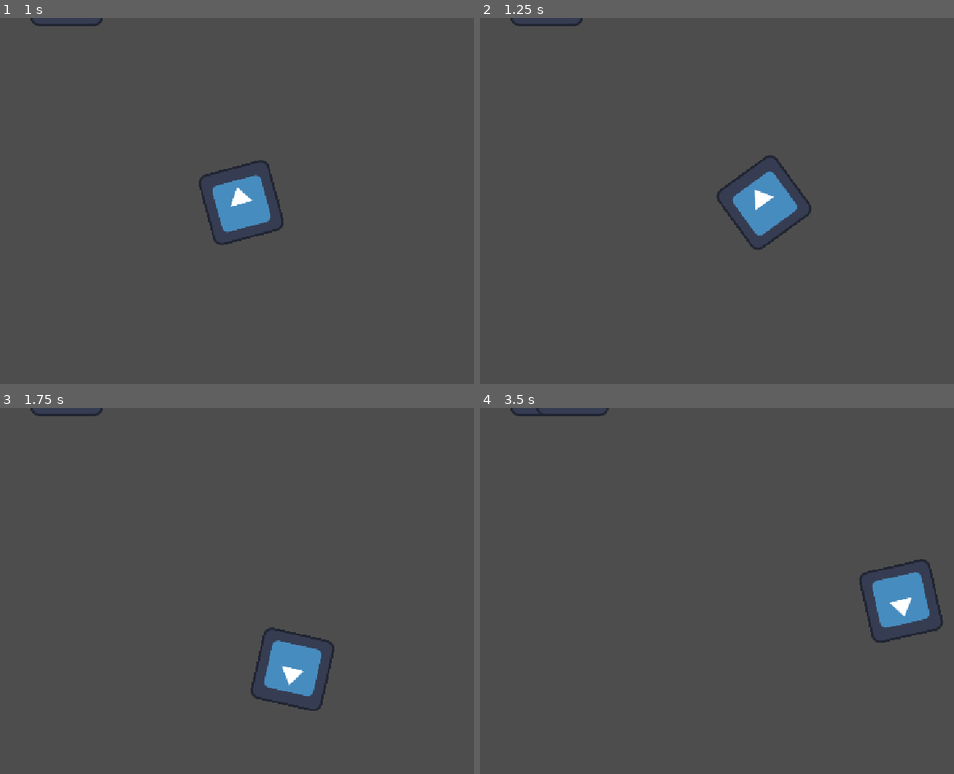
Above: before the commit, frames 1-4 (two rows, left to right).
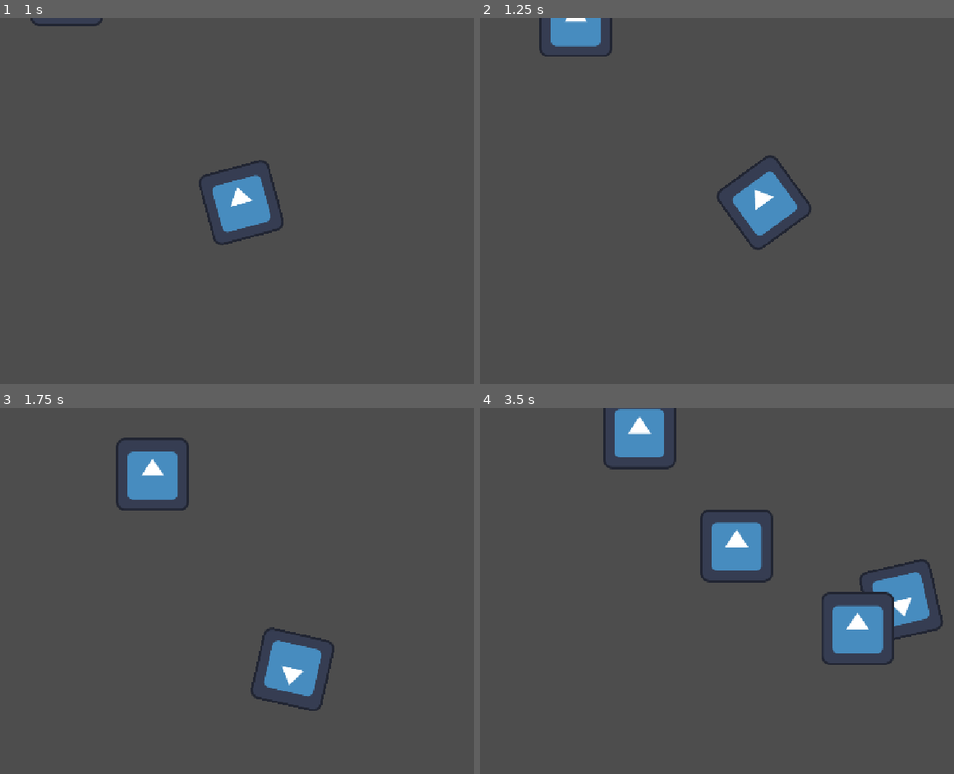
Above: after the commit, the same moments.

Repository: HaroldHuynh/2026GameJam
Game: Godot game, scene res://player/player_test_level.tscn
Two runs of this game, one before a commit and one after it. Both use one fixed random seed, a clock stepped at 60 frames per second and the inputs below. The engine's default icon, where the game draws it, is replaced by a stand-in: a white triangle on a blue panel in a dark square.
Inputs (mouse positions are in pixels of both pictures, inside the frame that each line leads up to):
- Up to frame 1 (1 s): tap Enter at 0.5 s; move the mouse to (308, 182) at 0.52 s; hold D (right) from 0.53 s (still down)
- Up to frame 2 (1.25 s): keep holding D (right)
- Up to frame 3 (1.75 s): move the mouse to (33, 609) at 1.27 s; release D (right) at 1.28 s; hold S (down) from 1.28 s (still down)
- Up to frame 4 (3.5 s): move the mouse to (712, 510) at 2.02 s; release S (down) at 2.03 s; hold D (right) 2.03-2.78 s; move the mouse to (612, 667) at 2.77 s; hold W (up) from 2.78 s (still down)

Frame 1 is identical in both runs. In frame 2, 1.0% of the frame differs, in the area x 6-28%, y 0-11%; in frame 3, 1.9%; in frame 4, 5.6%, in the area x 6-88%, y 0-71%.

Commit message:
add enemy ai

Diff:
--- /dev/null
+++ b/enemy/enemy.gd
@@ -0,0 +1,14 @@
+extends CharacterBody2D
+
+var levelname : String
+
+@onready var player = get_node("/root/%s/player" % [get_parent().name])
+
+var speed = 300.0
+var direction : Vector2
+
+func _physics_process(delta: float) -> void:
+	direction = player.position - position
+	direction = direction.normalized()
+	velocity = direction * speed
+	move_and_slide()
--- a/enemy/enemy.tscn
+++ b/enemy/enemy.tscn
@@ -1,12 +1,14 @@
 [gd_scene format=3 uid="uid://eucuk2coju6g"]
 
 [ext_resource type="Texture2D" uid="uid://dfpmh5j1gw346" path="res://icon.svg" id="1_2mvqj"]
+[ext_resource type="Script" uid="uid://hvej6l3tnpks" path="res://enemy/enemy.gd" id="1_ofsxj"]
 
 [sub_resource type="RectangleShape2D" id="RectangleShape2D_rkikn"]
 size = Vector2(128, 129)
 
 [node name="enemy" type="CharacterBody2D" unique_id=529858834]
 collision_layer = 4
+script = ExtResource("1_ofsxj")
 
 [node name="CollisionShape2D" type="CollisionShape2D" parent="." unique_id=1762805690]
 position = Vector2(0, -0.5)
--- a/enemy/enemy_spawner.gd
+++ b/enemy/enemy_spawner.gd
@@ -1,6 +1,6 @@
 extends Node2D
 
-@onready var level = get_node("/root/PlayerTestLevel")
+@onready var level = get_node("/root/%s" % [get_parent().name])
 
 var enemy_scene = preload("res://enemy/enemy.tscn")
 var spawn_points := []
Not shown, added: enemy/enemy.gd.uid
